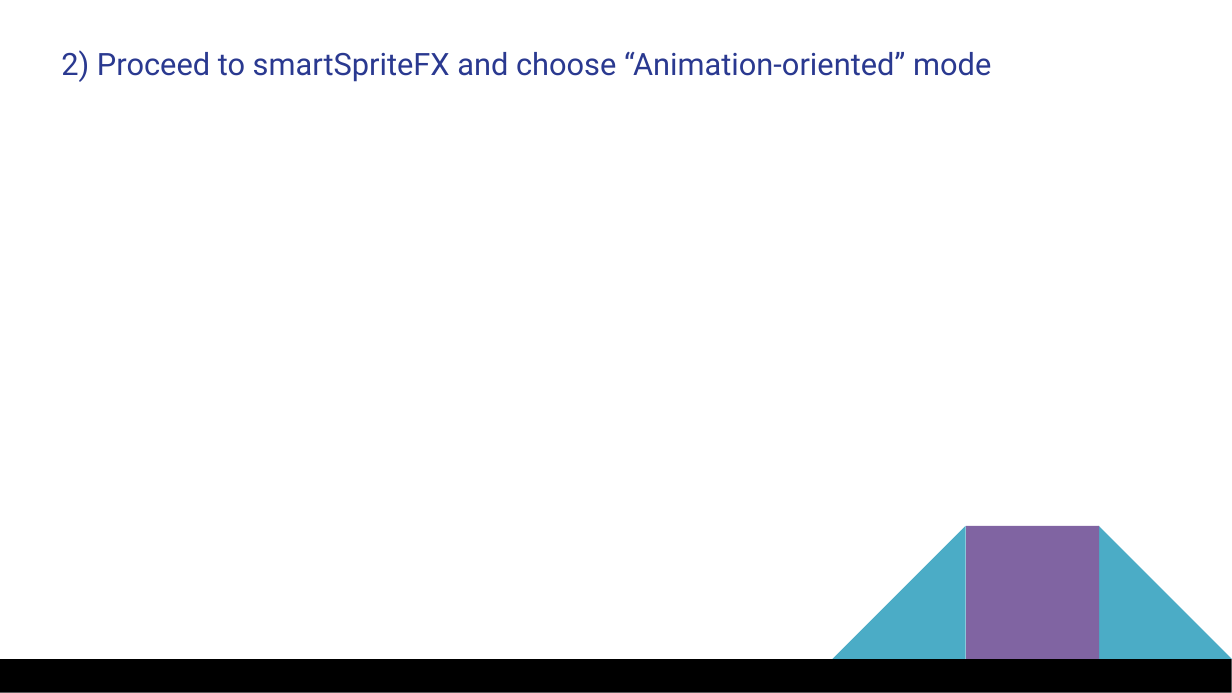
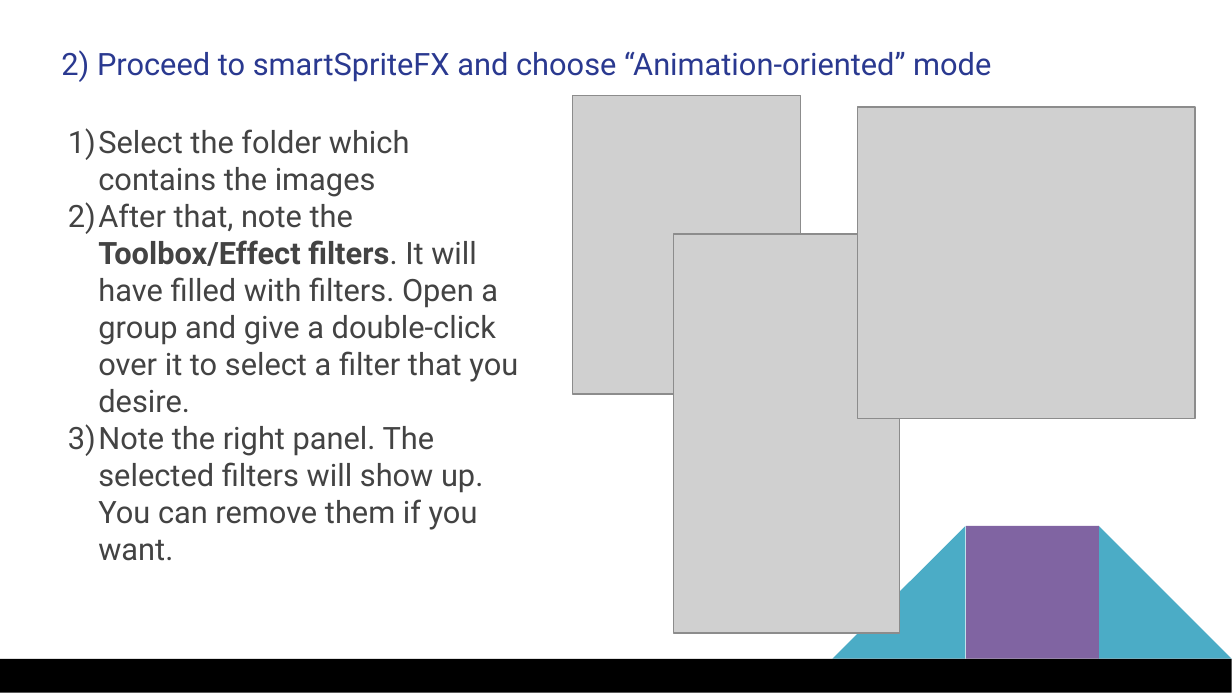
Before and after one commit to MGODOY-BR/smartSpriteFX, a slide deck: slide 17 of [doc]/Using smartSpriteFX.pptx. Drawn at 1232x693 pixels with LibreOffice and Linux fonts; fonts in the diff are those of the drawing; grey boxes stand for pictures. Boxes give left, top, right and bottom in pixels: in the first picture for what was removed or moved away, otherwise in the second. Text is boxed around its words. In the diff, an @@ line names an element or a change of style, - is before the commit and + after.

```diff
--- a/[doc]/Using smartSpriteFX.pptx
+++ b/[doc]/Using smartSpriteFX.pptx
@@ picture added at box(573, 95, 801, 394) @@
@@ picture added at box(857, 107, 1195, 419) @@
@@ text added at box(68, 128, 518, 561), 18 pt, text #434343 @@
+1) Select the folder which contains the images
+2) After that, note the Toolbox/Effect filters. It will have filled with filters. Open a group and give a double-click over it to select a filter that you desire.
+3) Note the right panel. The selected filters will show up. You can remove them if you want.
@@ picture added at box(674, 234, 899, 633) @@
```
Also in this commit, not shown: 1 other slide changed, 1 slide added.
